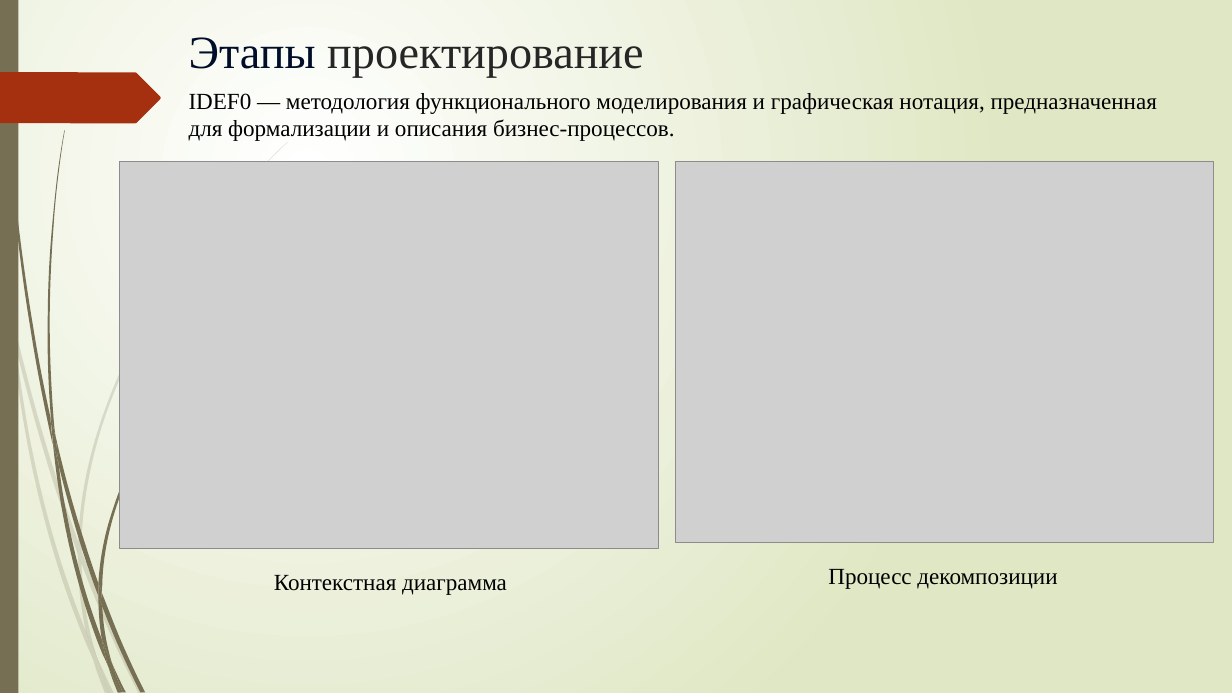
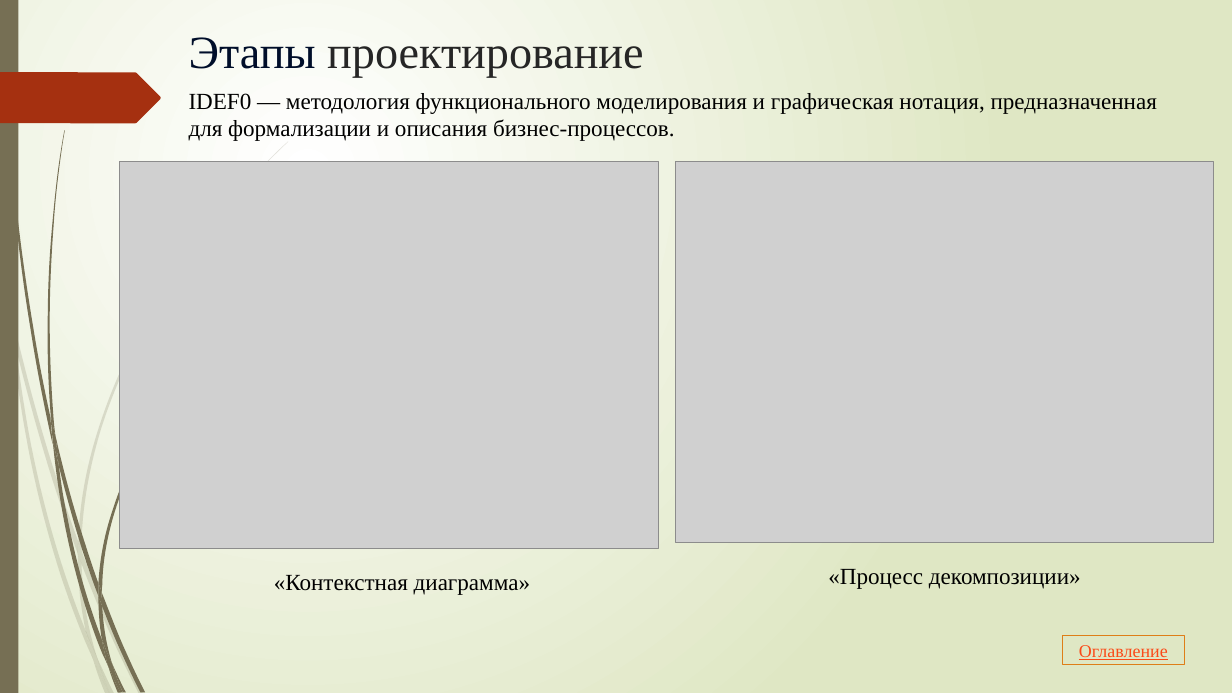
Before and after one commit to Renc345/123122, a slide deck: slide 4 of Стародубцев - Презентация.pptx. Drawn at 1232x693 pixels with LibreOffice and Linux fonts; fonts in the diff are those of the drawing; grey boxes stand for pictures. Boxes give left, top, right and bottom in pixels: in the first picture for what was removed or moved away, otherwise in the second. Text is boxed around its words. In the diff, an @@ line names an element or a change of style, - is before the commit and + after.

```diff
--- a/Стародубцев - Презентация.pptx
+++ b/Стародубцев - Презентация.pptx
@@ text at (828,569,1081,589): text changed @@
-Процесс декомпозиции
+«Процесс декомпозиции»
@@ text at (274,575,530,595): text changed @@
-Контекстная диаграмма
+«Контекстная диаграмма»
@@ rectangle added at (1063,636,1185,665), outline #DE7E18 0.75 pt, 14 pt, text #FB4A18, underline @@
+Оглавление
```
Also in this commit, not shown: 7 other slides changed, 3 slides added, 1 slide removed.
